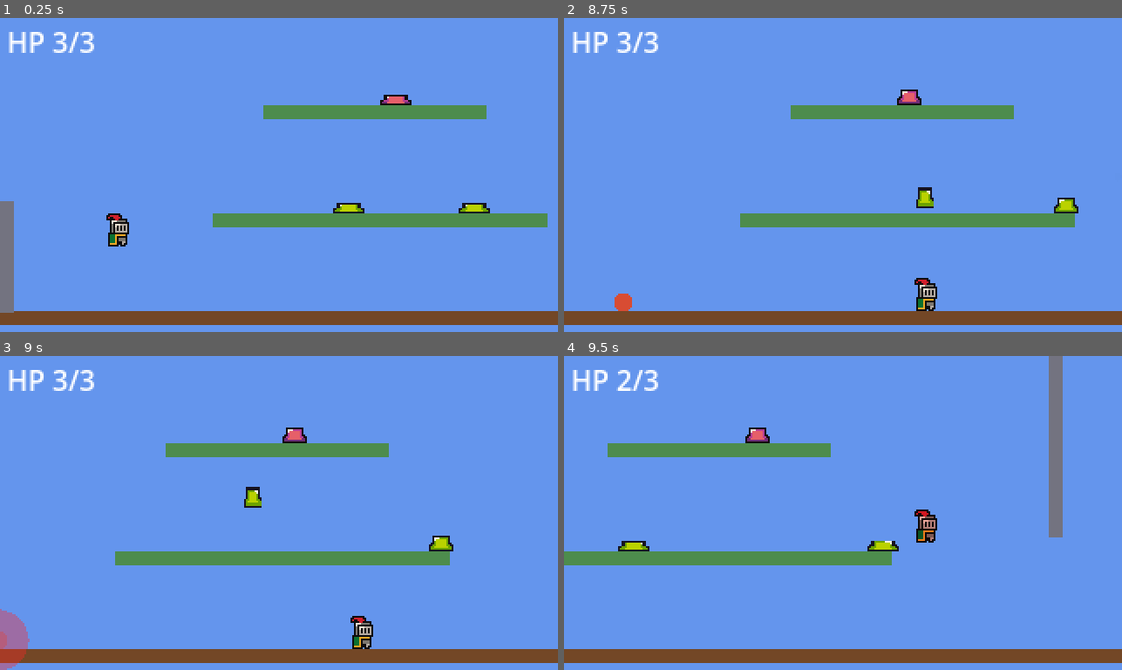
Above: before the commit, frames 1-4 (two rows, left to right).
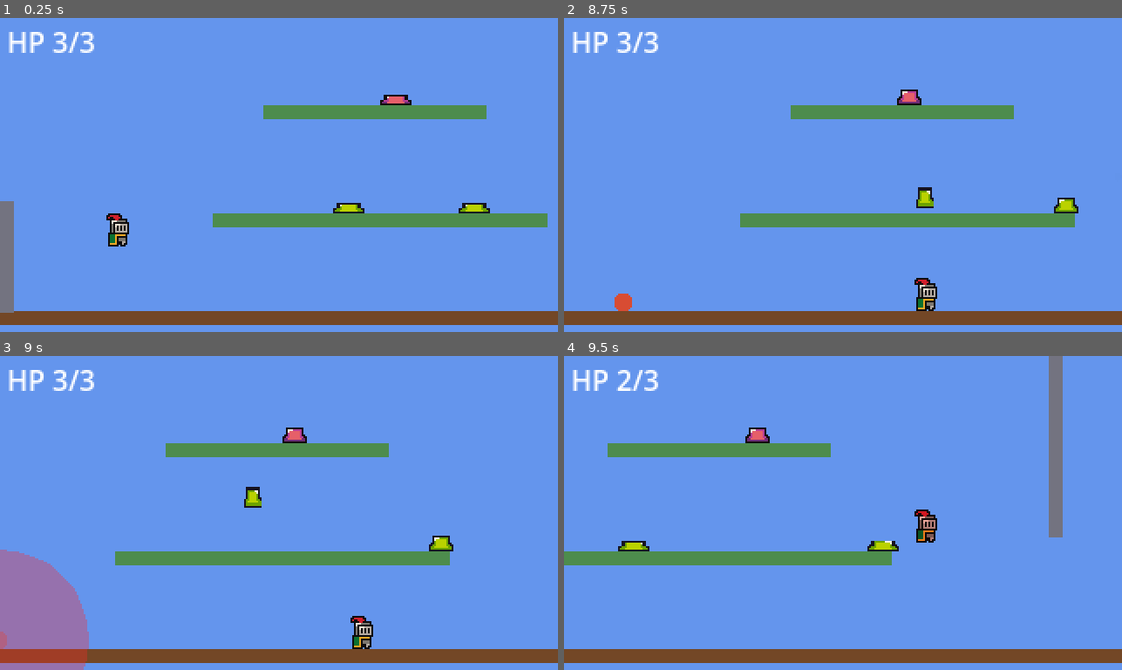
Above: after the commit, the same moments.

Repository: SolutionsByCarson/ScratchPad
Game: Godot game, scene res://scenes/main.tscn
Same seed, same stepped clock (60 frames per second), same inputs: the game is played once before the commit and once after it.
Inputs:
- Up to frame 1 (0.25 s): no input
- Up to frame 2 (8.75 s): hold D (move_right) 0.53-2.03 s; tap Shift (dash) at 0.6, 3.6, 6.6 s; tap Space (jump) at 0.77, 1.52, 3.02, 3.77, 4.52, 6.02, 6.77, 7.52 s; tap J (shoot) at 1.35, 4.35, 7.35 s; hold A (move_left) 2.03-2.78 s; tap S (slam) at 2.1, 5.1, 8.1 s; hold D (move_right) 2.78-4.28 s; tap K (throw) at 2.85, 5.85 s; hold A (move_left) 4.28-5.03 s; hold D (move_right) 5.03-5.78 s; hold A (move_left) 5.78-7.28 s; hold D (move_right) from 7.28 s (still down)
- Up to frame 3 (9 s): keep holding D (move_right); tap K (throw) at 8.85 s
- Up to frame 4 (9.5 s): keep holding D (move_right); tap Space (jump) at 9.02 s

Frames 1-2 are identical in both runs. In frame 3, 4.3% of the frame differs, in the area x 0-16%, y 61-100%; in frame 4, nothing differs.

Commit message:
Explosion: faster, snappier expansion + alpha flash before fade
BLAST_DURATION 0.4 -> 0.25 (almost halved). Scale tween now uses
TRANS_BACK ease-out for an overshoot punch when expanding from 0.05
to 1.0 — feels more violent than the previous linear interp.

Alpha now pulses on a separate tween: 0.8 -> 0.25 -> 1.0 -> 0.25 ->
1.0 -> 0 (last step over 2x flash_time). Five steps across the same
0.25s window gives ~2 visible flashes before the final fade.
BLAST_COLOR alpha 0.55 -> 0.8 to make the flash peaks more visible.

Co-Authored-By: Claude Opus 4.7 (1M context) <noreply@anthropic.com>

Diff:
--- a/scripts/grenade.gd
+++ b/scripts/grenade.gd
@@ -14,8 +14,8 @@
 const TRAIL_INTERVAL := 0.04
 const TRAIL_DURATION := 0.28
 
-const BLAST_DURATION := 0.4
-const BLAST_COLOR := Color(1.0, 0.15, 0.15, 0.55)
+const BLAST_DURATION := 0.25
+const BLAST_COLOR := Color(1.0, 0.15, 0.15, 0.8)
 const BLAST_SEGMENTS := 32
 
 var direction: float = 1.0
@@ -109,10 +109,20 @@
 	ring.z_index = 5
 	parent.add_child(ring)
 	ring.global_position = global_position
-	var tween := ring.create_tween().set_parallel(true)
-	tween.tween_property(ring, "scale", Vector2.ONE, BLAST_DURATION)
-	tween.tween_property(ring, "modulate:a", 0.0, BLAST_DURATION)
-	tween.chain().tween_callback(ring.queue_free)
+
+	var scale_tw := ring.create_tween()
+	scale_tw.tween_property(ring, "scale", Vector2.ONE, BLAST_DURATION) \
+		.set_trans(Tween.TRANS_BACK) \
+		.set_ease(Tween.EASE_OUT)
+
+	var flash_time: float = BLAST_DURATION / 6.0
+	var flash_tw := ring.create_tween()
+	flash_tw.tween_property(ring, "modulate:a", 0.25, flash_time)
+	flash_tw.tween_property(ring, "modulate:a", 1.0, flash_time)
+	flash_tw.tween_property(ring, "modulate:a", 0.25, flash_time)
+	flash_tw.tween_property(ring, "modulate:a", 1.0, flash_time)
+	flash_tw.tween_property(ring, "modulate:a", 0.0, flash_time * 2.0)
+	flash_tw.tween_callback(ring.queue_free)
 
 
 func _spawn_trail() -> void:
